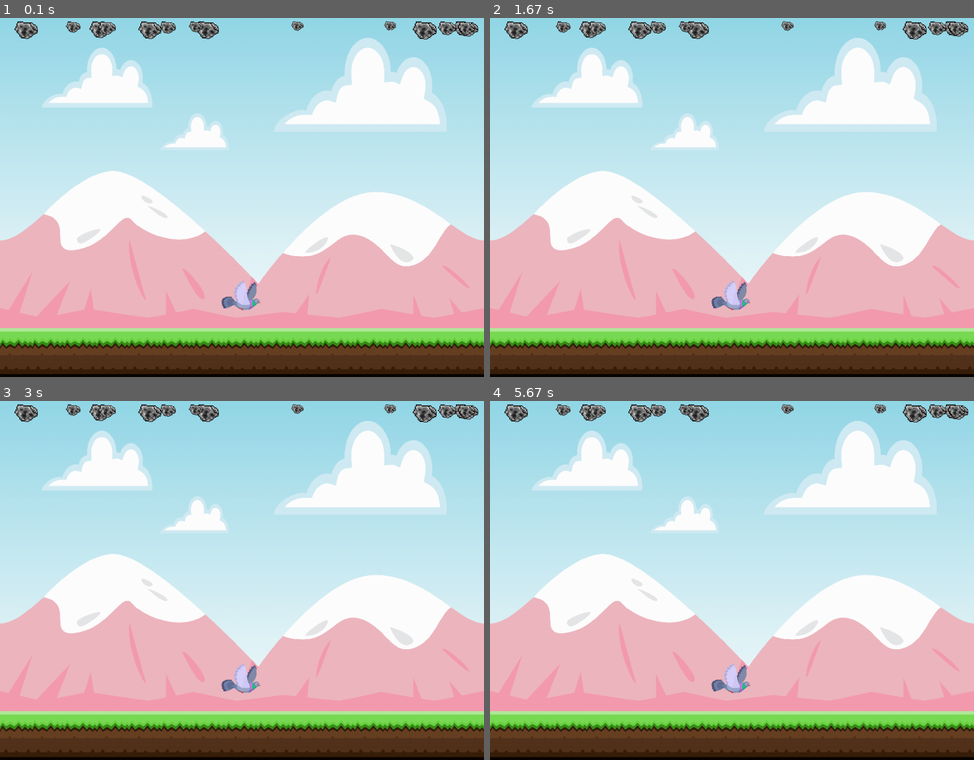
Above: before the commit, frames 1-4 (two rows, left to right).
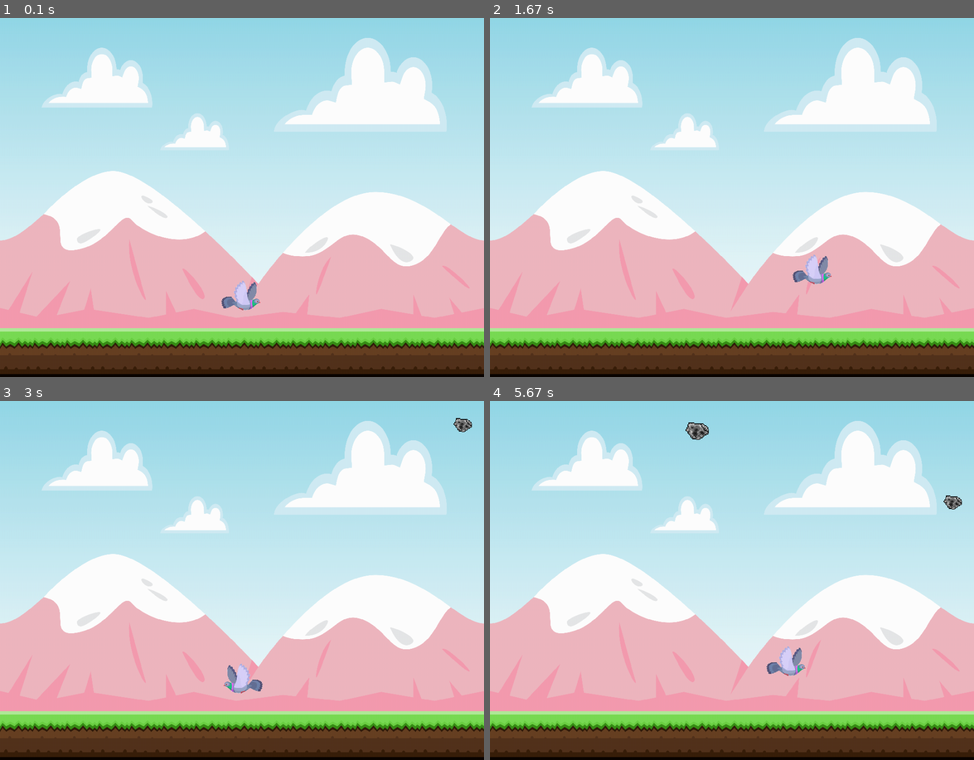
Above: after the commit, the same moments.

Repository: JanKrb/pygame-rocks
Game: pygame game, started from main.py
Same seed, same stepped clock (60 frames per second), same inputs: the game is played once before the commit and once after it.
Inputs:
- Up to frame 1 (0.1 s): no input
- Up to frame 2 (1.67 s): hold Right 0.33-0.8 s; hold Up 0.83-1.13 s; hold Right 1.17-1.63 s
- Up to frame 3 (3 s): hold Left 1.67-2.2 s; hold Down 2.23-2.53 s; hold Left 2.57-2.97 s
- Up to frame 4 (5.67 s): hold Up 3-3.37 s; hold Right 3.4-4.03 s; hold Down 4.07-4.43 s; hold Left 4.47-4.93 s; hold Right 4.97-5.43 s; hold Up from 5.47 s (still down)

The runs differ from the first frame. In frame 1, 1.5% of the frame differs, in the area x 3-99%, y 0-6%; in frame 2, 2.2%; in frame 3, 2.0%; in frame 4, 2.5%, in the area x 3-99%, y 0-82%.

Commit message:
Make stones falling (might change speeds)

Diff:
--- a/main.py
+++ b/main.py
@@ -20,6 +20,8 @@
     sprite_size_pigeon = 0.4
     max_spawn_attemps = 50
     pigeon_bottom_offset = 200
+    stone_count_start = 10
+    stone_count_max = 200
 
 class Background:
     def __init__(self) -> None:
@@ -58,16 +60,42 @@
         self.rect = self.image.get_rect()
 
 class Stone(pygame.sprite.Sprite):
-    def __init__(self, game) -> None:
+    def __init__(self, game, speed) -> None:
         super().__init__()
 
         self.image = pygame.image.load(os.path.join(Settings.path_images, 'stone.png'))
         self.rect = self.image.get_rect()
         self.rand_size_ratio = random.uniform(0.08, 0.2)
+        self.speed_y = int(self.rand_size_ratio * speed)
+
+        if self.speed_y <= 0:
+            self.speed_y = 1 # Minimal speed
+
         self.resize_image()
         self.rect.top = 15
         self.rect.left = self.find_free_space_on_y_axis(game)
 
+    def draw(self) -> None:
+        game.screen.blit(self.image, self.rect)
+
+    def update(self) -> None:
+        self.rect.top += self.speed_y
+
+        if self.rect.top > Settings.window_height:
+            self.kill()
+
+            if game.stone_spawn_cooldown_initial > game.stone_spawn_cooldown_min:
+                print("slow cooldown")
+                game.stone_spawn_cooldown_initial -= 5
+            else:
+                game.stone_spawn_cooldown_initial = game.stone_spawn_cooldown_min
+
+            if game.stones_on_screen < Settings.stone_count_max:
+                print("incr count")
+                game.stones_on_screen += 1
+            else:
+                game.stones_on_screen = Settings.stone_count_max
+
     def resize_image(self):
         self.image = pygame.transform.scale(self.image, (
             int(self.rect.width * self.rand_size_ratio),
@@ -99,14 +127,27 @@
         self.resize_image()
         self.rect.top = Settings.window_height - Settings.pigeon_bottom_offset
         self.rect.left = Settings.window_width // 2 - self.rect.width // 2
-        self.speed = 0
-        self.direction = 1 # Positive: Right; Negative: Left
+        self.speed = 3
+        self.direction_hori = 1 # Positive: Right; Negative: Left
+        self.direction_vert = 1 # Positive: Iü; Negative: Down
+        self.looking = 1 # Positive: Right; Negative: Left
+        self.moving_hori = False
+        self.moving_vert = False
 
     def draw(self) -> None:
         game.screen.blit(self.image, self.rect)
 
     def update(self) -> None:
-        pass
+        if self.moving_hori:
+            if self.direction_hori > 0:
+                self.move_right(self.speed)
+            else:
+                self.move_left(self.speed)
+        if self.moving_vert:
+            if self.direction_vert > 0:
+                self.move_up(self.speed)
+            else:
+                self.move_down(self.speed)
 
     def resize_image(self):
         self.image = pygame.transform.scale(self.image, (
@@ -116,16 +157,23 @@
         self.rect = self.image.get_rect()
 
     def move_right(self, speed=1):
-        if self.direction < 0:
-            # Make pigeon look to left
-            pass
+        if self.looking < 0:
+            self.image = pygame.transform.flip(self.image, True, False)
+            self.looking = 1
+
         self.rect.left += speed
 
     def move_left(self, speed=1):
-        if self.direction > 0:
-            # Make pigeon look to right
-            pass
+        if self.looking > 0:
+            self.image = pygame.transform.flip(self.image, True, False)
+            self.looking = -1
         self.rect.left -= speed
+
+    def move_up(self, speed=1):
+        self.rect.top -= speed
+
+    def move_down(self, speed=1):
+        self.rect.top += speed
 
 class Game:
     def __init__(self) -> None:
@@ -145,14 +193,11 @@
         self.stones = pygame.sprite.Group()
         self.pigeon = Pigeon()
 
-        for _ in range(15):
-            self.stones.add(Stone(self))
-
-        self.enemy_spawn_cooldown_current = 1000
-        self.enemy_spawn_cooldown_counter = self.enemy_spawn_cooldown_current
-        self.enemy_spawn_cooldown_minimal = 100
-        self.enemy_spawn_cooldown_step = 5
-
+        self.stones_on_screen = Settings.stone_count_start
+        self.stone_speed = 10
+        self.stone_spawn_cooldown_initial = 150
+        self.stone_spawn_cooldown = self.stone_spawn_cooldown_initial
+        self.stone_spawn_cooldown_min = 20
 
     def start(self) -> None:
         self.running = True
@@ -173,23 +218,36 @@
             elif event.type == pygame.KEYDOWN:
                 if event.key == pygame.K_ESCAPE:
                     self.running = False
-                elif event.key == pygame.K_d:
-                    self.pigeon.move_right()
-                elif event.key == pygame.K_a:
-                    self.pigeon.move_left()
+                elif event.key == pygame.K_RIGHT:
+                    self.pigeon.direction_hori = 1
+                    self.pigeon.moving_hori = True
+                elif event.key == pygame.K_LEFT:
+                    self.pigeon.direction_hori = -1
+                    self.pigeon.moving_hori = True
+                elif event.key == pygame.K_UP:
+                    self.pigeon.direction_vert = 1
+                    self.pigeon.moving_vert = True
+                elif event.key == pygame.K_DOWN:
+                    self.pigeon.direction_vert = -1
+                    self.pigeon.moving_vert = True
+            elif event.type == pygame.KEYUP:
+                if event.key == pygame.K_RIGHT or event.key == pygame.K_LEFT:
+                    self.pigeon.moving_hori = False
+                elif event.key == pygame.K_UP or event.key == pygame.K_DOWN:
+                    self.pigeon.moving_vert = False
 
     def update(self) -> None:
         self.background.update()
         self.pigeon.update()
         self.stones.update()
 
-        # Spawn enemies
-        if self.enemy_spawn_cooldown_counter > 0:
-            self.enemy_spawn_cooldown_counter -= 0
+        # Respawn stones
+        if self.stone_spawn_cooldown <= 0:
+            if len(self.stones) < self.stones_on_screen:
+                game.stones.add(Stone(self, self.stone_speed))
+                self.stone_spawn_cooldown = self.stone_spawn_cooldown_initial
         else:
-            # Spawn
-            self.enemy_spawn_cooldown_current -= self.enemy_spawn_cooldown_step
-            self.enemy_spawn_cooldown_counter = self.enemy_spawn_cooldown_current
+            self.stone_spawn_cooldown -= 1
 
 
     def draw(self) -> None:
